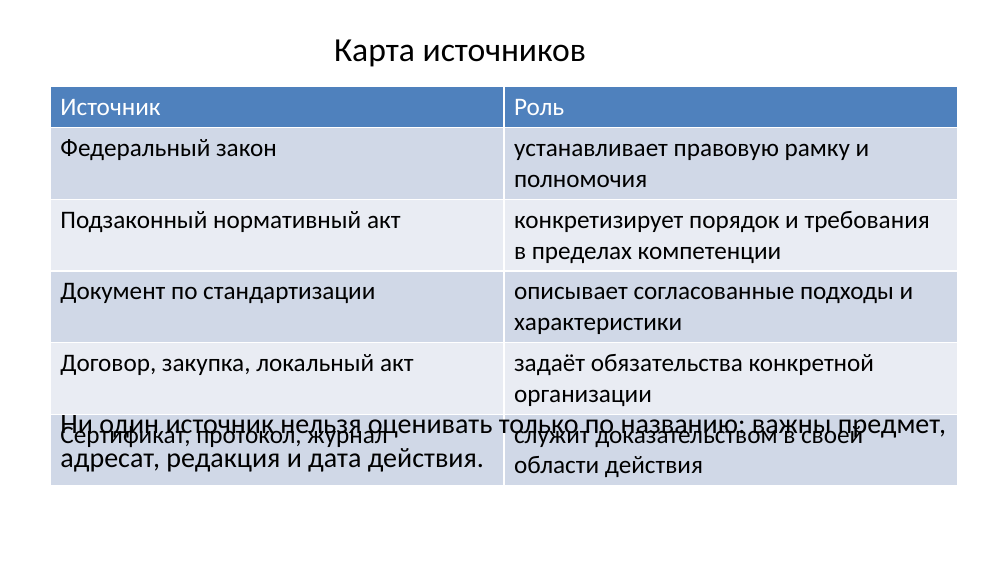
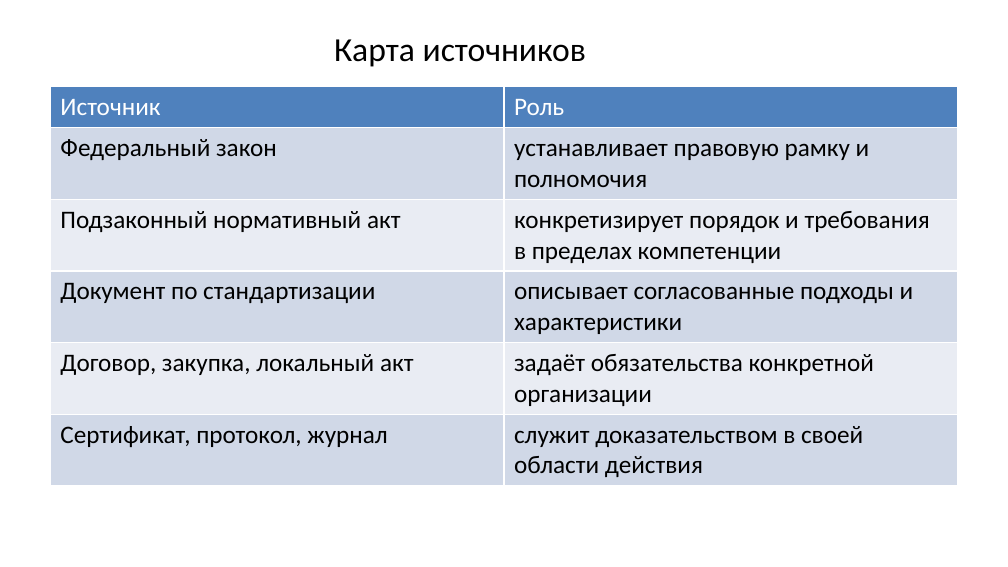
Before and after one commit to arasskazov/IFTIS-KII-2026, a slide deck: slide 5 of Lec_1_Модуль 1_1_Слайд-конспект.pptx (slide 3 before the commit). Drawn at 1008x567 pixels with LibreOffice and Linux fonts; fonts in the diff are those of the drawing; background and template pictures are left out. Boxes give left, top, right and bottom in pixels: in the first picture for what was removed or moved away, otherwise in the second. Text is boxed around its words. In the diff, an @@ line names an element or a change of style, - is before the commit and + after.

```diff
--- a/Lec_1_Модуль 1_1_Слайд-конспект.pptx
+++ b/Lec_1_Модуль 1_1_Слайд-конспект.pptx
@@ table resized from (x1=50, y1=87, x2=958, y2=481) to (x1=50, y1=87, x2=958, y2=505) @@
@@ text removed at (x1=60, y1=410, x2=946, y2=472) @@
-Ни один источник нельзя оценивать только по названию: важны предмет, адресат, редакция и дата действия.
```
Also in this commit, not shown: 6 other slides changed, 23 slides added, 2 slides removed.
